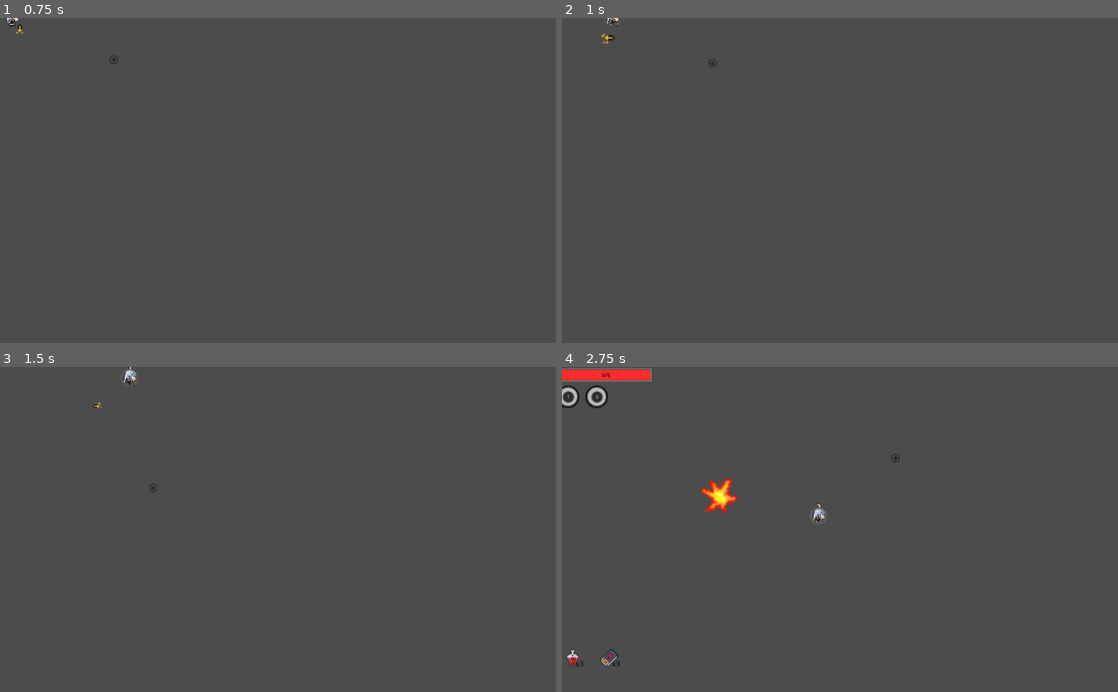
Above: before the commit, frames 1-4 (two rows, left to right).
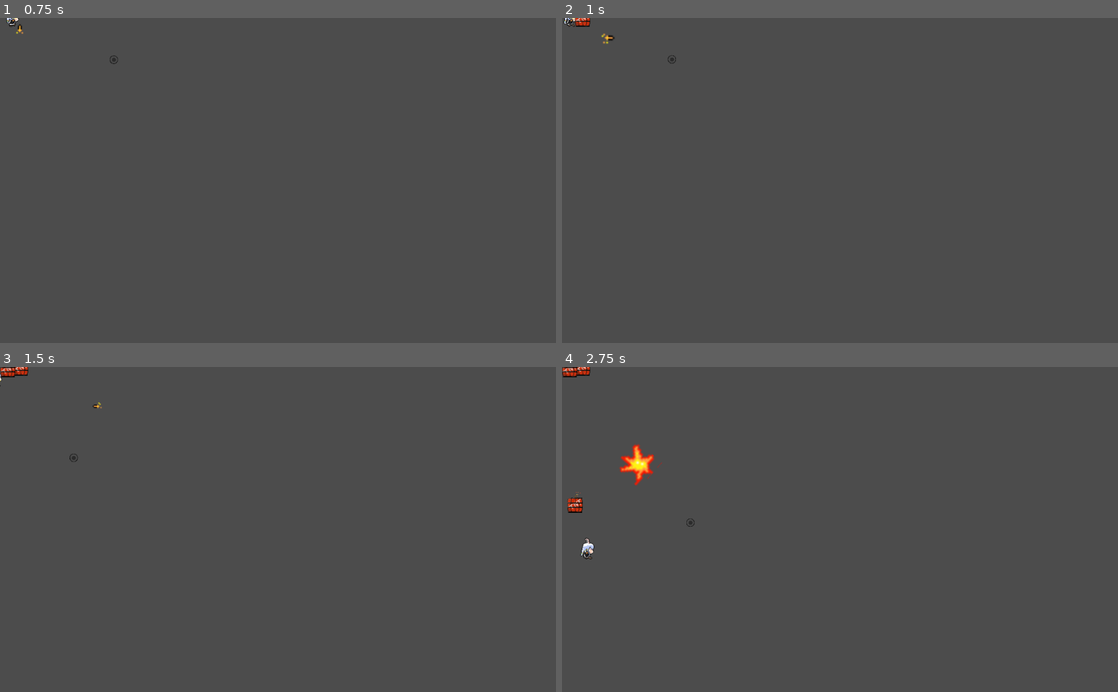
Above: after the commit, the same moments.

Repository: inazumaron/holo_world
Game: Godot game, scene res://player/133_Pekora.tscn
Two runs of this game, one before a commit and one after it. Both use one fixed random seed, a clock stepped at 60 frames per second and the inputs below. This scene is started directly instead of the project's main scene. The engine's default icon, where the game draws it, is replaced by a stand-in: a white triangle on a blue panel in a dark square.
Inputs (mouse positions are in pixels of both pictures, inside the frame that each line leads up to):
- Up to frame 1 (0.75 s): tap Enter (ui_accept) at 0.5 s; move the mouse to (400, 164) at 0.52 s; press the mouse at (400, 164) at 0.53 s; hold Right (ui_right) from 0.53 s (still down)
- Up to frame 2 (1 s): keep holding Right (ui_right); tap Enter (ui_accept) at 0.77 s; right-click (962, 164) at 0.8 s
- Up to frame 3 (1.5 s): move the mouse to (166, 545) at 1.27 s; release Right (ui_right) at 1.28 s; release the mouse at (166, 545) at 1.28 s; hold Down (ui_down) from 1.28 s (still down); right-click (166, 545) at 1.35 s
- Up to frame 4 (2.75 s): tap Enter (ui_accept) at 1.52 s; click (728, 545) at 1.55 s; move the mouse to (895, 458) at 2.02 s; release Down (ui_down) at 2.03 s; press the mouse at (895, 458) at 2.03 s; hold Right (ui_right) from 2.03 s (still down); right-click (895, 458) at 2.3 s

Frame 1 is identical in both runs. In frame 2, 0.2% of the frame differs, in the area x 0-28%, y 0-16%; in frame 3, 0.3%; in frame 4, 2.3%, in the area x 0-61%, y 0-93%.

Commit message:
added pekora skill tnt_barrel

Diff:
--- /dev/null
+++ b/obj/doodad.gd
@@ -0,0 +1,89 @@
+extends Node2D
+
+var HP = 1
+var BODY_TYPE = "doodad"
+var DEF = 0
+
+var anim_on_death = ""
+var timer = -1
+var free_after = false
+var destructible = false
+var damage_on_death = false
+var damage_timer = -1			#in case apply damage/effect every sec
+var group = ""
+var grows = false
+var animation_growth_rate = 0
+var animation_to_grow = ""	#set this to the animation where dodad will increse/decrease
+var freeing = false				#will be freed after animation, used to avoid applying damage repeatedly
+
+var damage = 0
+var buffs = {}
+var effects = []
+var bodies = []
+
+signal DoodadHit(damage, effect)
+
+onready var anim_obj = $AnimatedSprite
+
+func _ready():
+	if timer != -1:
+		set_process(true)
+
+func _process(delta):
+	if timer > 0 and timer != -1:
+		timer -= delta
+	else:
+		if !freeing:
+			freeing = true
+			free_self()
+
+	if grows:
+		var temp_grow = animation_growth_rate * delta
+		anim_obj.scale += Vector2(temp_grow, temp_grow)
+
+func play(anim):
+	anim_obj.play(anim)
+	if animation_to_grow != "" and anim == animation_to_grow:
+		grows = true
+		set_process(true)
+	else:
+		grows = false
+
+
+func take_damage(damage, effect):
+	if destructible:
+		BuffHandler.damage_handler(damage, effect, buffs, self)
+
+func damage(v):
+	HP -= v
+	if HP <= 0:
+		free_self()
+
+func free_self():
+	if damage_on_death:
+		apply_damage()
+	if anim_on_death != "":
+		free_after = true
+		play(anim_on_death)
+	else:
+		queue_free()
+
+func apply_damage():
+	for b in bodies:
+		self.connect("DoodadHit", b, "take_damage")
+		emit_signal("DoodadHit", damage, effects)
+
+func _on_AnimatedSprite_animation_finished():
+	if free_after:
+		queue_free()
+
+func _on_CircleArea_body_entered(body):
+	if body != self:
+		if group == "player" and (body.is_in_group("enemy") or body.is_in_group("neutral")):
+			bodies.append(body)
+		if group == "enemy" and (body.is_in_group("player") or body.is_in_group("neutral")):
+			bodies.append(body)
+
+func _on_CircleArea_body_exited(body):
+	if body in bodies:
+		bodies.erase(body)
--- /dev/null
+++ b/obj/doodad.tscn
@@ -0,0 +1,118 @@
+[gd_scene load_steps=21 format=2]
+
+[ext_resource path="res://resc/d_barrel.png" type="Texture" id=1]
+[ext_resource path="res://obj/doodad.gd" type="Script" id=2]
+
+[sub_resource type="AtlasTexture" id=1]
+flags = 4
+atlas = ExtResource( 1 )
+region = Rect2( 0, 64, 64, 64 )
+
+[sub_resource type="AtlasTexture" id=2]
+flags = 4
+atlas = ExtResource( 1 )
+region = Rect2( 64, 64, 64, 64 )
+
+[sub_resource type="AtlasTexture" id=3]
+flags = 4
+atlas = ExtResource( 1 )
+region = Rect2( 128, 64, 64, 64 )
+
+[sub_resource type="AtlasTexture" id=4]
+flags = 4
+atlas = ExtResource( 1 )
+region = Rect2( 192, 64, 64, 64 )
+
+[sub_resource type="AtlasTexture" id=5]
+flags = 4
+atlas = ExtResource( 1 )
+region = Rect2( 256, 64, 64, 64 )
+
+[sub_resource type="AtlasTexture" id=6]
+flags = 4
+atlas = ExtResource( 1 )
+region = Rect2( 320, 64, 64, 64 )
+
+[sub_resource type="AtlasTexture" id=7]
+flags = 4
+atlas = ExtResource( 1 )
+region = Rect2( 0, 128, 64, 64 )
+
+[sub_resource type="AtlasTexture" id=8]
+flags = 4
+atlas = ExtResource( 1 )
+region = Rect2( 64, 128, 64, 64 )
+
+[sub_resource type="AtlasTexture" id=9]
+flags = 4
+atlas = ExtResource( 1 )
+region = Rect2( 128, 128, 64, 64 )
+
+[sub_resource type="AtlasTexture" id=10]
+flags = 4
+atlas = ExtResource( 1 )
+region = Rect2( 192, 128, 64, 64 )
+
+[sub_resource type="AtlasTexture" id=11]
+flags = 4
+atlas = ExtResource( 1 )
+region = Rect2( 256, 128, 64, 64 )
+
+[sub_resource type="AtlasTexture" id=12]
+flags = 4
+atlas = ExtResource( 1 )
+region = Rect2( 320, 128, 64, 64 )
+
+[sub_resource type="AtlasTexture" id=13]
+flags = 4
+atlas = ExtResource( 1 )
+region = Rect2( 0, 0, 64, 64 )
+
+[sub_resource type="AtlasTexture" id=14]
+flags = 4
+atlas = ExtResource( 1 )
+region = Rect2( 64, 0, 64, 64 )
+
+[sub_resource type="AtlasTexture" id=15]
+flags = 4
+atlas = ExtResource( 1 )
+region = Rect2( 128, 0, 64, 64 )
+
+[sub_resource type="SpriteFrames" id=16]
+animations = [ {
+"frames": [ SubResource( 1 ), SubResource( 2 ), SubResource( 3 ), SubResource( 4 ), SubResource( 5 ), SubResource( 6 ), SubResource( 7 ), SubResource( 8 ), SubResource( 9 ), SubResource( 10 ), SubResource( 11 ), SubResource( 12 ) ],
+"loop": true,
+"name": "tnt_barrel_explode",
+"speed": 8.0
+}, {
+"frames": [ SubResource( 13 ), SubResource( 14 ), SubResource( 15 ) ],
+"loop": true,
+"name": "tnt_barrel_idle",
+"speed": 5.0
+} ]
+
+[sub_resource type="CircleShape2D" id=17]
+radius = 128.0
+
+[sub_resource type="RectangleShape2D" id=18]
+extents = Vector2( 10.6335, 11.2331 )
+
+[node name="Node2D" type="KinematicBody2D"]
+script = ExtResource( 2 )
+
+[node name="AnimatedSprite" type="AnimatedSprite" parent="."]
+frames = SubResource( 16 )
+animation = "tnt_barrel_explode"
+
+[node name="CircleArea" type="Area2D" parent="."]
+
+[node name="CollisionShape2D" type="CollisionShape2D" parent="CircleArea"]
+shape = SubResource( 17 )
+
+[node name="CollisionShape2D" type="CollisionShape2D" parent="."]
+position = Vector2( 0.633545, 1.23306 )
+shape = SubResource( 18 )
+
+[connection signal="animation_finished" from="AnimatedSprite" to="." method="_on_AnimatedSprite_animation_finished"]
+[connection signal="body_entered" from="CircleArea" to="." method="_on_CircleArea_body_entered"]
+[connection signal="body_exited" from="CircleArea" to="." method="_on_CircleArea_body_exited"]
--- a/obj/game_handler.gd
+++ b/obj/game_handler.gd
@@ -76,8 +76,6 @@
 	if next_step == "right":
 		pos.y -= 1
 		pos.x = int(pos.x + 1) % MAX_LEVELS
-	print("moved ",next_step)
-	print(pos)
 	next_step = "none"
 	level += 1
 	return pos
--- a/obj/skill_handler.gd
+++ b/obj/skill_handler.gd
@@ -7,9 +7,11 @@
 const buff_sprite = preload("res://obj/buff_effect.tscn")
 const area_effect = preload("res://obj/sfx_effect.tscn")
 const proj_sprite = preload("res://obj/projectile.tscn")
+const doodad_base = preload("res://obj/doodad.tscn")
 
 var states = {}		#For skills with multiple stages, use this as reference
 var projectiles = []	#For handling root created projectiles, mainly in deleting when moving to next room
+var doodads = []		#for handling created doodads
 
 func _process(delta):
 	if states.empty():
@@ -33,14 +35,7 @@
 				states.erase(skill)
 
 func activate_skill(source, buff, skill_code):
-	if skill_code == "c132_shield":
-		c132_shield(source, buff)
-	if skill_code == "c134_scream":
-		c134_scream(source, buff)
-	if skill_code == "c134_hexBlast":
-		c134_hexBlast(source, buff)
-	if skill_code == "c134_hexBeam":
-		c134_hexBeam(source, buff)
+	call(skill_code,source,buff)
 
 func change_room():		#Delete ongoing skills
 	for i in states:
@@ -67,6 +62,21 @@
 	source.add_child(buff_spr)
 	var temp = {"shield": [3, -1, 1, "none"], "sprite": buff_spr}
 	BuffHandler.add_buff({"name": "noel shield", "buffs":temp})
+
+func c133_tntBarrel(source, buffs):
+	var barrel = doodad_base.instance()
+	barrel.damage_on_death = true
+	barrel.damage = 5
+	barrel.anim_on_death = "tnt_barrel_explode"
+	barrel.destructible = true
+	barrel.timer = 5
+	barrel.add_to_group("neutral")
+	barrel.position = source.position
+	barrel.animation_to_grow = "tnt_barrel_explode"
+	barrel.animation_growth_rate = 2
+	barrel.group = "player"
+	get_tree().get_root().add_child(barrel)
+	barrel.play("tnt_barrel_idle")
 
 func c134_scream(source, preBuff):
 	var temp = area_effect.instance()
--- a/player/133_Pekora.gd
+++ b/player/133_Pekora.gd
@@ -13,7 +13,7 @@
 var ATTACK_DAMAGE = 1
 var ATTACK_EFFECTS = []
 
-var SPECIAL_CODE = "c132_shield"
+var SPECIAL_CODE = "c133_tntBarrel"
 var SPECIAL_COOLDOWN = 1
 var SPECIAL_REGEN_TYPE = 0 #0 - auto, 1 - offensive, 2 - defensive
 var SPECIAL_EFFECTS = []
Binary file added: resc/d_barrel.png
Not shown, added: resc/d_barrel.png.import
